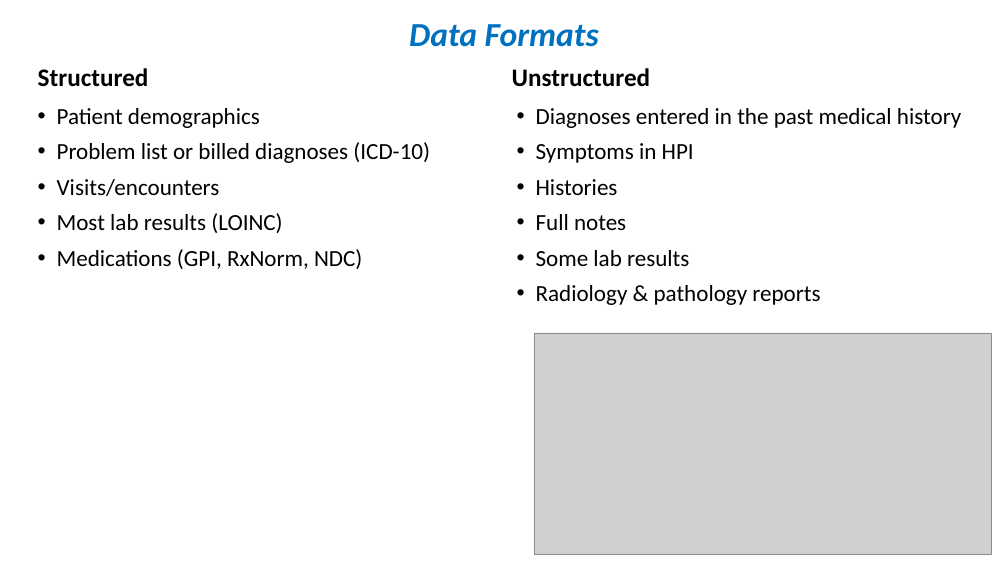
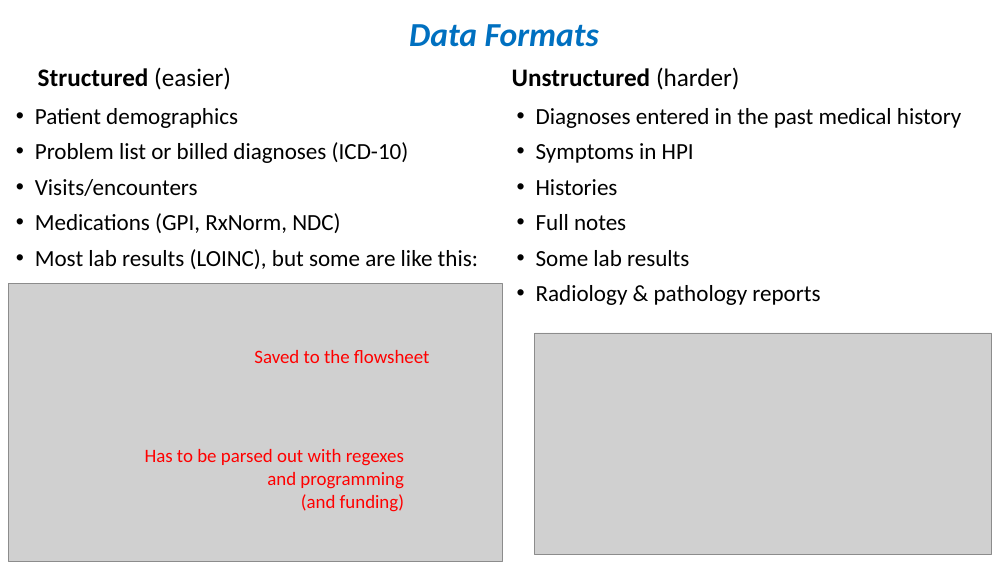
Before and after one commit to OuhscBbmc/prairie-outpost-public, a slide deck: slide 12 of publications/presentation-2024-01-peds-residents-qi/crdw-2024-01.pptx. Drawn at 1008x567 pixels with LibreOffice and Linux fonts; fonts in the diff are those of the drawing; grey boxes stand for pictures. Boxes give left, top, right and bottom in pixels: in the first picture for what was removed or moved away, otherwise in the second. Text is boxed around its words. In the diff, an @@ line names an element or a change of style, - is before the commit and + after.

```diff
--- a/publications/presentation-2024-01-peds-residents-qi/crdw-2024-01.pptx
+++ b/publications/presentation-2024-01-peds-residents-qi/crdw-2024-01.pptx
@@ text at (x1=38, y1=67, x2=231, y2=90): text changed @@
-Structured
+Structured (easier)
@@ text at (x1=512, y1=67, x2=740, y2=90): text changed @@
-Unstructured
+Unstructured (harder)
@@ text "Patient demographics" moved from (x1=57, y1=108, x2=430, y2=269) to (x1=35, y1=108, x2=478, y2=269) @@
@@ text at (x1=57, y1=213, x2=282, y2=233): paragraph removed @@
-• Most lab results (LOINC)
@@ text at (x1=35, y1=249, x2=478, y2=269): paragraph added @@
+• Most lab results (LOINC), but some are like this:
@@ picture added at (x1=8, y1=284, x2=502, y2=561) @@
@@ text added at (x1=254, y1=350, x2=430, y2=363), 18 pt, text #FF0000 @@
+Saved to the flowsheet
@@ text added at (x1=145, y1=449, x2=404, y2=512), 18 pt, text #FF0000 @@
+Has to be parsed out with regexes
+and programming
+(and funding)
```
Also in this commit, not shown: 1 other slide changed, 4 slides added, 2 slides removed.
